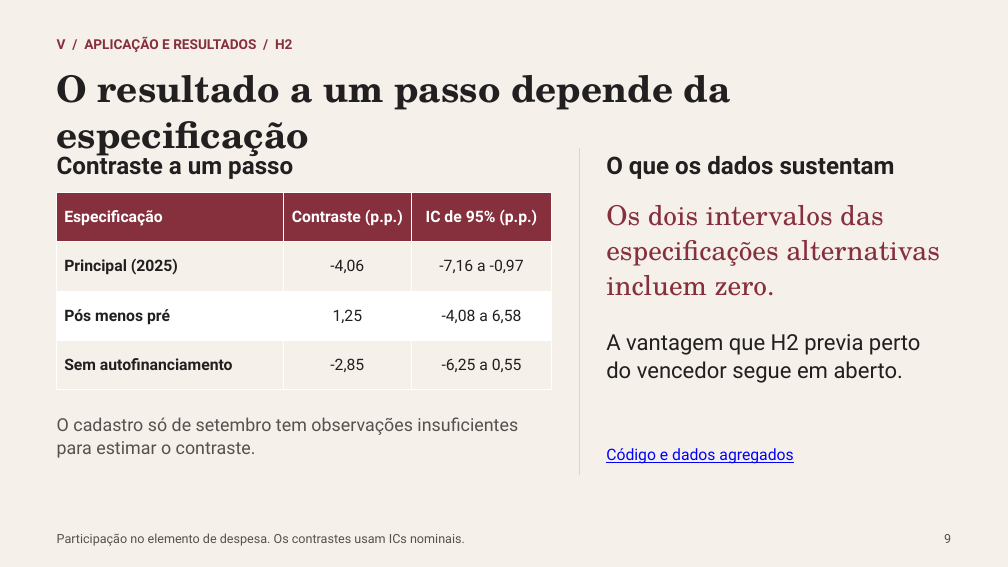
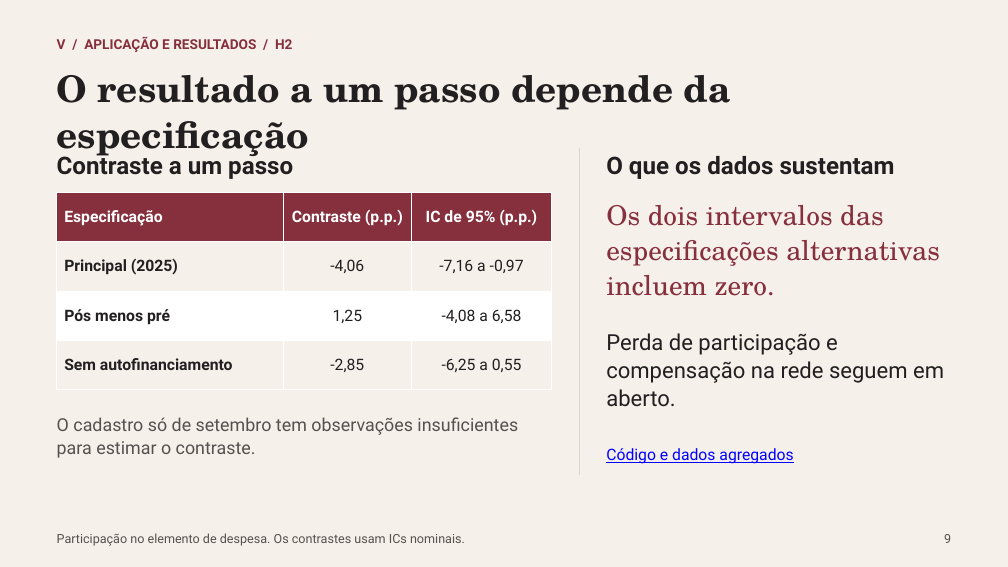
Before and after one commit to rafaelt0/redes-empresariais-alternancia-politica, a slide deck: slide 9 of output/deck.pptx. Drawn at 1008x567 pixels with LibreOffice and Linux fonts; fonts in the diff are those of the drawing. Boxes give left, top, right and bottom in pixels: in the first picture for what was removed or moved away, otherwise in the second. Text is boxed around its words. In the diff, an @@ line names an element or a change of style, - is before the commit and + after.

```diff
--- a/output/deck.pptx
+++ b/output/deck.pptx
@@ text at (x1=606, y1=333, x2=944, y2=407): text changed @@
-A vantagem que H2 previa perto do vencedor segue em aberto.
+Perda de participação e compensação na rede seguem em aberto.
```
Also in this commit, not shown: 5 other slides changed, 4 other files.
